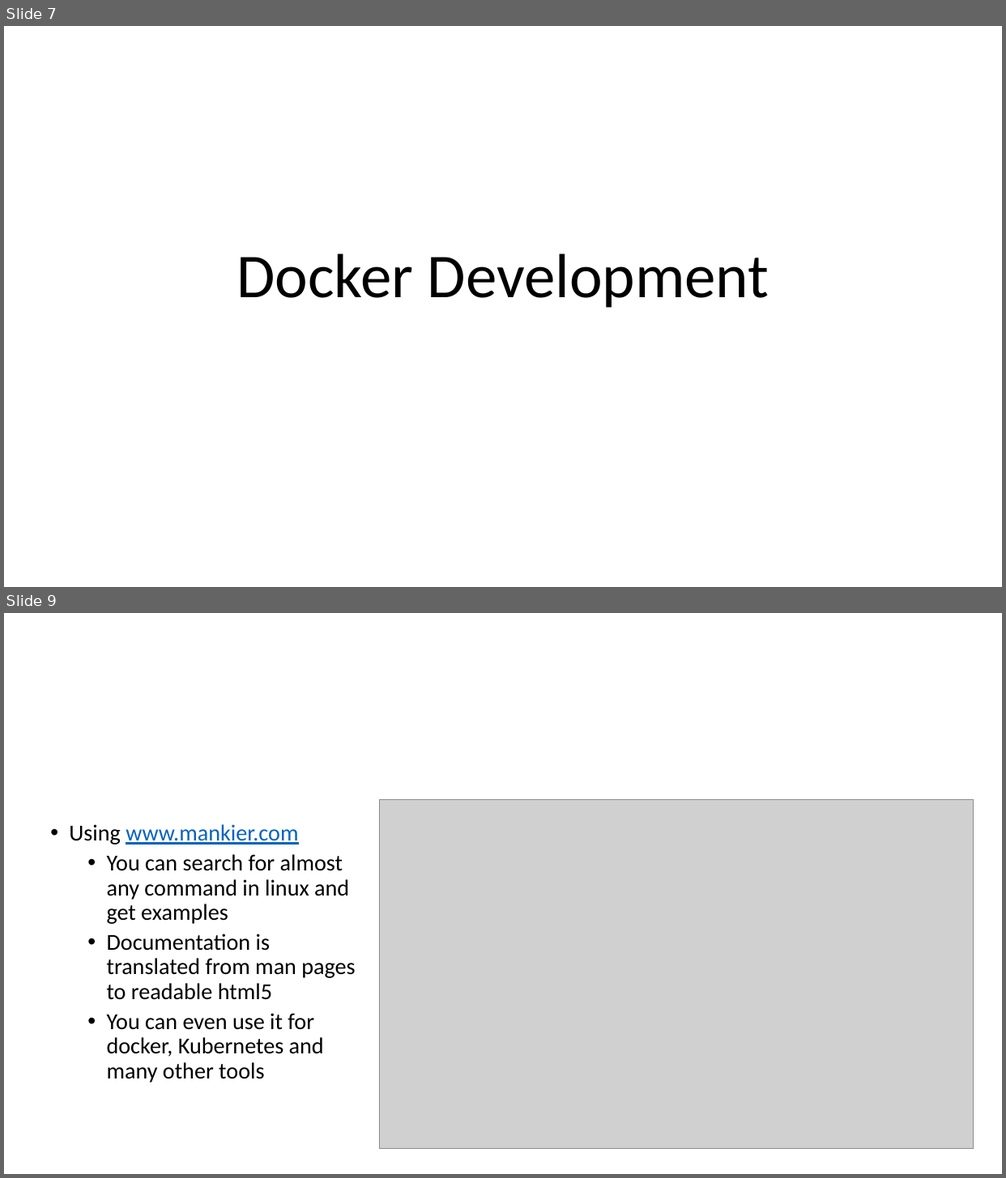
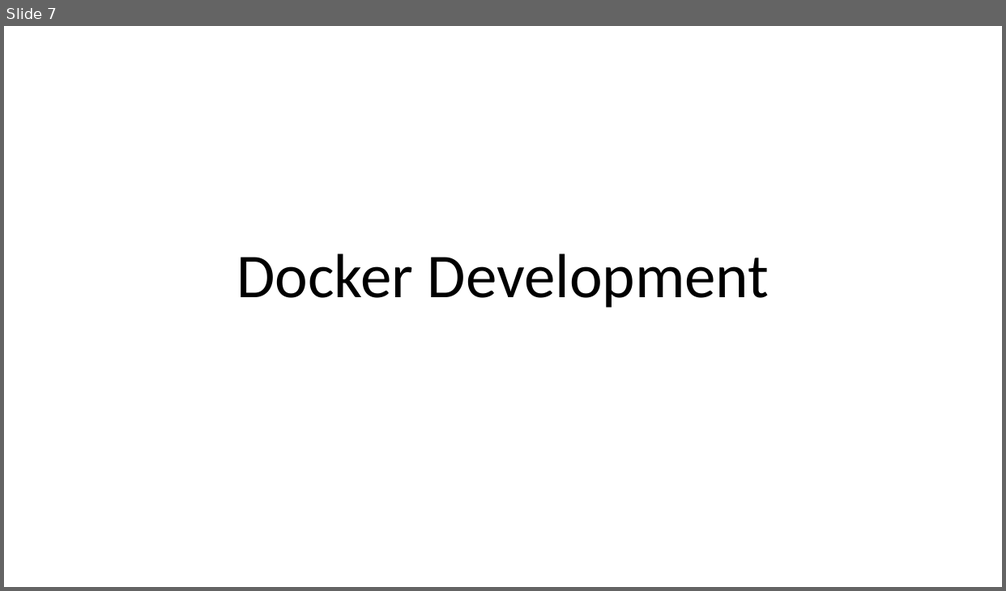
Before and after one commit to msvensso/consid-ckad, a slide deck: session-1/session-1.pptx. Shown one above the other, each under a label of ours: slides 7 and 9 before the commit, slide 7 after it; the slides between them are not shown. The pictures are 1006x1178 and 1006x591 pixels, drawn with LibreOffice and Linux fonts; fonts in the diff are those of the drawing; grey boxes stand for pictures. Boxes give left, top, right and bottom in pixels: in the first picture for what was removed or moved away, otherwise in the second. Text is boxed around its words. In the diff, an @@ line names an element or a change of style, - is before the commit and + after.

```diff
--- a/session-1/session-1.pptx
+++ b/session-1/session-1.pptx
@@ slide 9 removed at bbox=[4, 613, 1002, 1174], background #FFFFFF @@
@@ picture removed at bbox=[379, 799, 974, 1148] @@
@@ text removed at bbox=[69, 824, 355, 1083] @@
-• Using www.mankier.com
-  • You can search for almost any command in linux and get examples
-  • Documentation is translated from man pages to readable html5
-  • You can even use it for docker, Kubernetes and many other tools
```
Also in this commit, not shown: 5 slides changed, 1 other slide removed, 1 other file.
